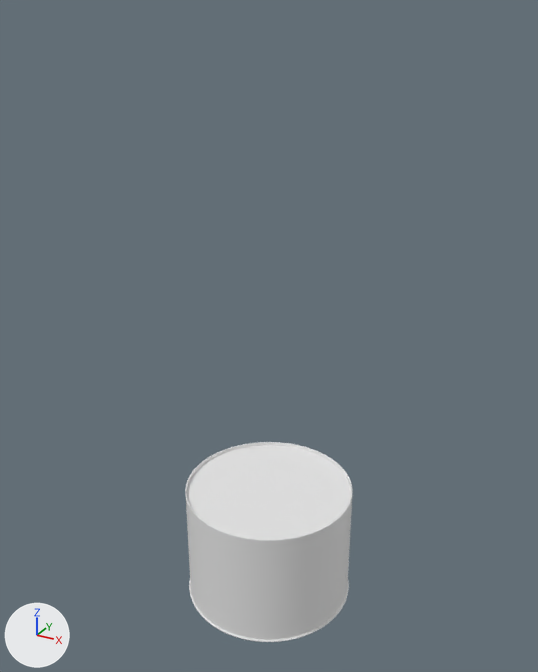
The glTF model 水槽/scenes/specimen/assets/dish.glb, before and after one commit.
Before and after are seen from a 50 mm lens placed at (3.62, -6.58, 6.71), pointed at (-0.03, 0.06, 3.39). The lights are fixed; the arrows at lower left show +X, +Y and +Z. The older version comes first.

In view in the first picture: 'Jar_Glass', 'Jar_Liquid' and 1 more.
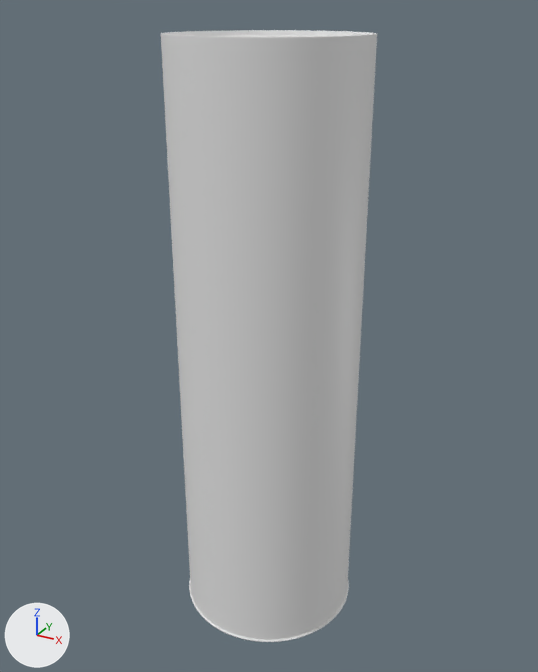
The edits, one by one:
me_jar_glass is used by ob_jar_glass; location (0.0, 0.0, 0.0).
me_jar_glass had 13602 vertices, 27200 faces and spanned x -1.02..1.02, y -1.02..1.02, z 0.0..1.45.
me_jar_glass now has 13602 vertices, 27200 faces and spans x -1.02..1.02, y -1.02..1.02, z 0.0..6.5.
me_jar_glass part 1: all 2600 vertices in x -1.0..1.0, y -1.0..1.0, z 1.43..1.45 are moved by (0.0, 0.0, 5.05).
me_jar_liquid is used by ob_jar_liquid; location (0.0, 0.0, 0.0).
me_jar_liquid had 3602 vertices, 7200 faces and spanned x -0.98..0.98, y -0.98..0.98, z 0.04..1.41.
me_jar_liquid now has 3602 vertices, 7200 faces and spans x -0.98..0.98, y -0.98..0.98, z 0.04..6.46.
me_jar_liquid part 2: all 1801 vertices in x -0.98..0.98, y -0.98..0.98, z 1.4..1.41 are moved by (0.0, 0.0, 5.05).

Where the change shows, as pixel boxes [x1, y1, x2, y2] in the pictures (538 x 672 px; the box of a moved part takes in the faces that stretch with it):
'Jar_Glass', reshaped (28% wider, 205% taller)
    before: [185, 442, 353, 642]
    after: [161, 30, 377, 642]
part 1 of me_jar_glass, moved or reshaped
    before: [185, 442, 353, 543]
    after: [161, 30, 377, 543]
part 2 of me_jar_liquid, moved or reshaped
    before: [189, 447, 349, 540]
    after: [221, 35, 317, 37]
